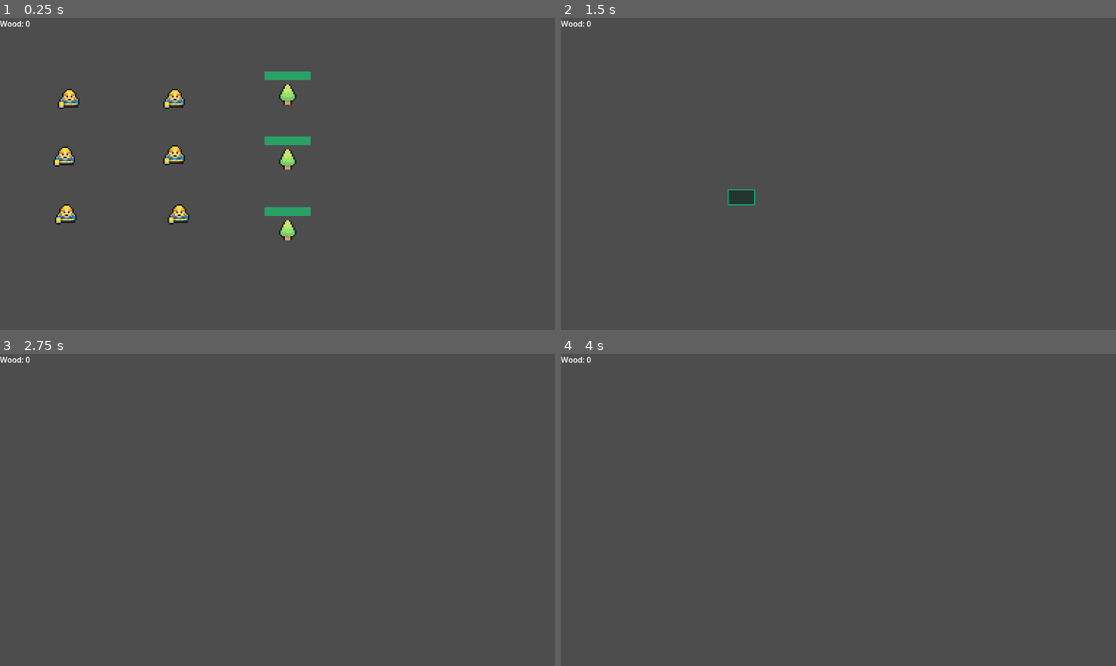
Above: before the commit, frames 1-4 (two rows, left to right).
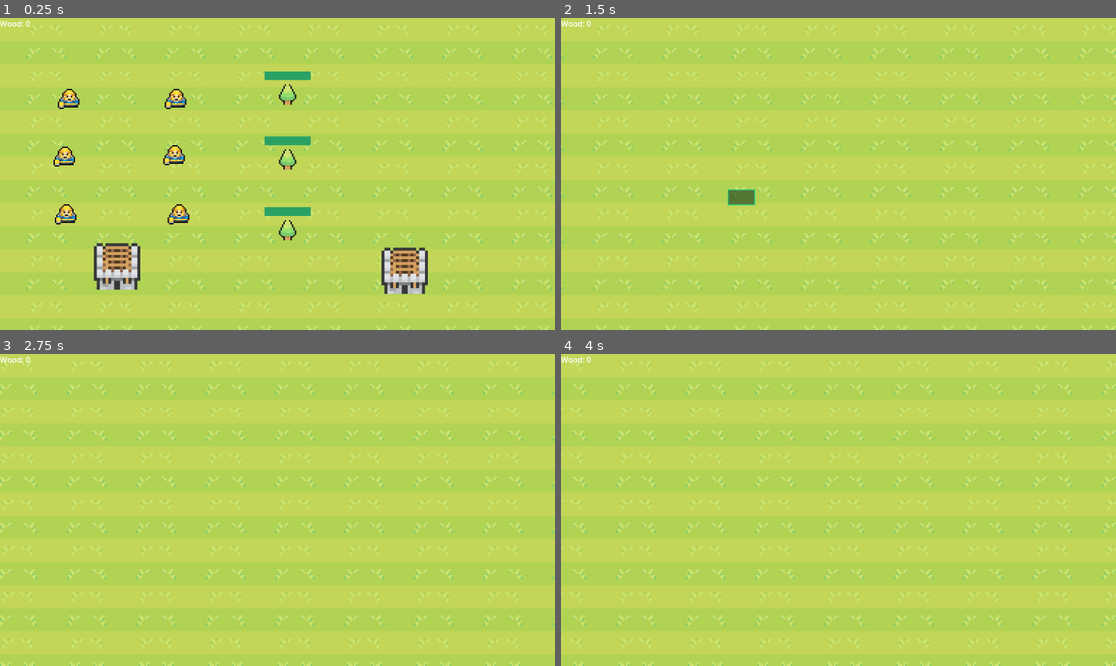
Above: after the commit, the same moments.

Repository: Luxiorawa/godot-coding-quest-rts
Game: Godot game, scene res://world.tscn
The game is run twice, just before and just after one commit, with the same random seed, the same clock (stepped at 60 frames per second) and the same inputs.
Inputs (mouse positions are in pixels of both pictures, inside the frame that each line leads up to):
- Up to frame 1 (0.25 s): no input
- Up to frame 2 (1.5 s): tap Enter at 0.5 s; move the mouse to (960, 158) at 0.52 s; press the mouse at (960, 158) at 0.53 s; hold Right (Right) 0.53-1.25 s; release the mouse at (960, 158) at 1.25 s; tap Space at 1.25 s; drag from (727, 189) to (810, 236) at 1.27 s
- Up to frame 3 (2.75 s): move the mouse to (333, 441) at 2.02 s; hold Right (Right) from 2.03 s (still down); hold Right mouse button (RightClick) from 2.03 s (still down); click (333, 441) at 2.3 s
- Up to frame 4 (4 s): release Right (Right) at 2.75 s; release Right mouse button (RightClick) at 2.75 s; tap Enter at 2.75 s; drag from (810, 572) to (672, 463) at 2.77 s; move the mouse to (1005, 556) at 3.52 s; press the mouse at (1005, 556) at 3.53 s; hold Left (Left) from 3.53 s (still down); tap Mouse wheel up (WheelUp) at 3.6 s

The runs differ from the first frame. In frame 1, 97% of the frame differs, in the area x 0-100%, y 0-100%; in frame 2, 100%; in frame 3, 100%; in frame 4, 100%.

Commit message:
feat: add unit spawn building and process

Diff:
--- a/Global/game.gd
+++ b/Global/game.gd
@@ -1,3 +1,15 @@
 extends Node
 
+@onready var spawnUI := preload("res://Global/spawn_unit.tscn")
+
 var Wood := 0
+
+func spawnUnitUI(unitPosition: Vector2) -> void:
+	var path := get_tree().get_root().get_node("World/UI")
+
+	if path.get_node_or_null("SpawnUnit"):
+		return;
+
+	var unitSpawnUI: SpawnUnit = spawnUI.instantiate()
+	unitSpawnUI.housePosition = unitPosition
+	path.add_child(unitSpawnUI)
--- /dev/null
+++ b/Global/spawn_unit.gd
@@ -0,0 +1,29 @@
+class_name SpawnUnit
+extends Node2D
+
+@onready var unit := preload("res://unit/unit.tscn")
+var housePosition := Vector2(300, 300)
+
+func _on_yes_pressed() -> void:
+	var unitPath: Node2D = get_tree().get_root().get_node("World/Units")
+	var newUnit: Unit = unit.instantiate()
+
+	var rng := RandomNumberGenerator.new()
+	rng.randomize()
+	var randomPosX := rng.randi_range(-50, 50)
+	var randomPosY := rng.randi_range(-50, 50)
+	newUnit.position = housePosition + Vector2(randomPosX, randomPosY)
+	unitPath.add_child(newUnit)
+
+	# Va aller mettre à jour le tableau d'unités, afin de permettre la sélection et autre process lié aux unités dans world.gd
+	var worldPath: World = get_tree().get_root().get_node("World")
+	worldPath.load_units()
+
+
+func _on_no_pressed() -> void:
+	var housePath := get_tree().get_root().get_node("World/Houses")
+	for i in housePath.get_child_count():
+		var currentHouse: BarbHouse = housePath.get_child(i)
+		if currentHouse.isSelected == true:
+			currentHouse.isSelected = false
+	queue_free()
--- /dev/null
+++ b/Global/spawn_unit.tscn
@@ -0,0 +1,44 @@
+[gd_scene load_steps=3 format=3 uid="uid://u4b7xmifr4g2"]
+
+[ext_resource type="Script" path="res://Global/spawn_unit.gd" id="1_b7ew3"]
+[ext_resource type="Texture2D" uid="uid://cwdlhhojrafls" path="res://images/MiniWorldSprites/Characters/Champions/Arthax.png" id="1_ljvmj"]
+
+[node name="SpawnUnit" type="Node2D"]
+script = ExtResource("1_b7ew3")
+
+[node name="Panel" type="Panel" parent="."]
+offset_left = 400.0
+offset_top = 248.0
+offset_right = 768.0
+offset_bottom = 384.0
+
+[node name="Label" type="Label" parent="."]
+offset_left = 448.0
+offset_top = 256.0
+offset_right = 672.0
+offset_bottom = 279.0
+text = "Would you like to spawn this Unit ?"
+
+[node name="Yes" type="Button" parent="."]
+offset_left = 680.0
+offset_top = 344.0
+offset_right = 760.0
+offset_bottom = 376.0
+text = "Yes"
+
+[node name="No" type="Button" parent="."]
+offset_left = 408.0
+offset_top = 344.0
+offset_right = 480.0
+offset_bottom = 376.0
+text = "No"
+
+[node name="Arthax" type="Sprite2D" parent="."]
+position = Vector2(576, 312)
+scale = Vector2(3, 3)
+texture = ExtResource("1_ljvmj")
+hframes = 5
+vframes = 8
+
+[connection signal="pressed" from="Yes" to="." method="_on_yes_pressed"]
+[connection signal="pressed" from="No" to="." method="_on_no_pressed"]
--- /dev/null
+++ b/Houses/BarbHouse.gd
@@ -0,0 +1,22 @@
+class_name BarbHouse
+extends StaticBody2D
+
+var isSelected := false
+@onready var selected: Panel = $Selected
+
+var mouseEntered := false
+
+func _process(_delta: float) -> void:
+	selected.visible = isSelected
+
+func _input(event: InputEvent) -> void:
+	if event.is_action_pressed("LeftClick") and mouseEntered == true:
+		isSelected = !isSelected
+		if isSelected == true:
+			Game.spawnUnitUI(self.position)
+
+func _on_mouse_entered() -> void:
+	mouseEntered = true
+
+func _on_mouse_exited() -> void:
+	mouseEntered = false
--- /dev/null
+++ b/Houses/BarbHouse.tscn
@@ -0,0 +1,40 @@
+[gd_scene load_steps=5 format=3 uid="uid://dlyyviojwkopk"]
+
+[ext_resource type="Script" path="res://Houses/BarbHouse.gd" id="1_bxlo1"]
+[ext_resource type="Texture2D" uid="uid://b87jyy7lt6s2e" path="res://images/MiniWorldSprites/Buildings/Wood/Barracks.png" id="1_wmedk"]
+
+[sub_resource type="RectangleShape2D" id="RectangleShape2D_urmfe"]
+size = Vector2(16, 16)
+
+[sub_resource type="StyleBoxFlat" id="StyleBoxFlat_5toi4"]
+bg_color = Color(0, 0.709804, 0.47451, 0)
+border_width_left = 2
+border_width_top = 2
+border_width_right = 2
+border_width_bottom = 2
+border_color = Color(0.0980392, 0.898039, 0.996078, 0.470588)
+border_blend = true
+
+[node name="BarbHouse" type="StaticBody2D"]
+scale = Vector2(2, 2)
+input_pickable = true
+script = ExtResource("1_bxlo1")
+
+[node name="CollisionShape2D" type="CollisionShape2D" parent="."]
+shape = SubResource("RectangleShape2D_urmfe")
+
+[node name="Barracks" type="Sprite2D" parent="."]
+texture = ExtResource("1_wmedk")
+hframes = 4
+vframes = 5
+
+[node name="Selected" type="Panel" parent="."]
+offset_left = -9.0
+offset_top = -9.0
+offset_right = 9.0
+offset_bottom = 9.0
+mouse_filter = 1
+theme_override_styles/panel = SubResource("StyleBoxFlat_5toi4")
+
+[connection signal="mouse_entered" from="." to="." method="_on_mouse_entered"]
+[connection signal="mouse_exited" from="." to="." method="_on_mouse_exited"]
--- a/Scripts/world.gd
+++ b/Scripts/world.gd
@@ -4,6 +4,9 @@
 var units: Array[Unit] = []
 
 func _ready() -> void:
+	load_units()
+
+func load_units() -> void:
 	var array := get_tree().get_nodes_in_group("units")
 	units.assign(array)
 
@@ -23,9 +26,7 @@
 		unit.set_selected(false)
 
 	for unit in units_selected:
-		unit.set_selected(!unit.selected)
-
-	print("Selected ", units_selected.size(), " unit", "s" if units_selected.size() > 1 else "")
+		unit.set_selected(!unit.isSelected)
 
 func get_units_in_area(area: Array[Vector2]) -> Array[Unit]:
 	var units_selected: Array[Unit] = []
--- a/Unit/unit.gd
+++ b/Unit/unit.gd
@@ -1,8 +1,8 @@
 class_name Unit
 extends CharacterBody2D
 
-@export var selected := false
-@onready var box: Panel = $Box
+@export var isSelected := false
+@onready var selected: Panel = $Selected
 @onready var animation: AnimationPlayer = $AnimationPlayer
 
 @onready var target := position
@@ -10,11 +10,12 @@
 var speed := 50
 
 func _ready() -> void:
-	set_selected(selected)
+	set_selected(isSelected)
+	add_to_group("units", true)
 
 func set_selected(value: bool) -> void:
-	box.visible = value
-	selected = value
+	selected.visible = value
+	isSelected = value
 
 func _input(event: InputEvent) -> void:
 	if event.is_action_pressed("RightClick"):
@@ -25,10 +26,9 @@
 
 func _physics_process(_delta: float) -> void:
 	if follow_cursor == true:
-		if selected:
+		if isSelected:
 			target = get_global_mouse_position()
 			animation.play("Walk Down")
-			pass
 	velocity = position.direction_to(target) * speed
 	if position.distance_to(target) > 10:
 		move_and_slide()
--- a/Unit/unit.tscn
+++ b/Unit/unit.tscn
@@ -52,9 +52,8 @@
 "Walk Down": SubResource("Animation_xrh7d")
 }
 
-[node name="Unit" type="CharacterBody2D" groups=["units"]]
+[node name="Unit" type="CharacterBody2D"]
 script = ExtResource("1_q4vlp")
-selected = null
 
 [node name="CollisionShape2D" type="CollisionShape2D" parent="."]
 position = Vector2(0.5, 0)
@@ -66,7 +65,7 @@
 hframes = 5
 vframes = 8
 
-[node name="Box" type="Panel" parent="."]
+[node name="Selected" type="Panel" parent="."]
 offset_left = -7.0
 offset_top = -7.0
 offset_right = 8.0
--- a/World Objects/tree.gd
+++ b/World Objects/tree.gd
@@ -5,7 +5,6 @@
 var units := 0
 @onready var progressBar: ProgressBar = $ProgressBar
 @onready var timer: Timer = $Timer
-
 
 func _ready() -> void:
 	currentTime = totalTime
--- a/world.tscn
+++ b/world.tscn
@@ -1,13 +1,22 @@
-[gd_scene load_steps=6 format=3 uid="uid://cn1v7vwfw2kxx"]
+[gd_scene load_steps=8 format=3 uid="uid://cn1v7vwfw2kxx"]
 
 [ext_resource type="Script" path="res://Scripts/world.gd" id="1_ip1q2"]
 [ext_resource type="Script" path="res://Scripts/Camera2D.gd" id="1_lux2x"]
 [ext_resource type="PackedScene" uid="uid://clt8glnw8snt7" path="res://UI/UI.tscn" id="1_x7c0n"]
+[ext_resource type="Texture2D" uid="uid://i10bximvko5u" path="res://images/MiniWorldSprites/Ground/TexturedGrass.png" id="2_v2o3q"]
 [ext_resource type="PackedScene" uid="uid://ckqjofc734gxc" path="res://Unit/unit.tscn" id="3_p0cuk"]
 [ext_resource type="PackedScene" uid="uid://btxgm5xx5k723" path="res://World Objects/tree.tscn" id="5_grsx7"]
+[ext_resource type="PackedScene" uid="uid://dlyyviojwkopk" path="res://Houses/BarbHouse.tscn" id="7_jcmmf"]
 
 [node name="World" type="Node2D"]
+y_sort_enabled = true
 script = ExtResource("1_ip1q2")
+
+[node name="TextureRect" type="TextureRect" parent="."]
+offset_right = 5000.0
+offset_bottom = 5000.0
+texture = ExtResource("2_v2o3q")
+stretch_mode = 1
 
 [node name="Camera2D" type="Camera2D" parent="."]
 zoom = Vector2(3, 3)
@@ -23,12 +32,13 @@
 [node name="UI" parent="." instance=ExtResource("1_x7c0n")]
 
 [node name="Units" type="Node2D" parent="."]
+y_sort_enabled = true
 
 [node name="Unit" parent="Units" instance=ExtResource("3_p0cuk")]
 position = Vector2(45, 136)
 
 [node name="Unit2" parent="Units" instance=ExtResource("3_p0cuk")]
-position = Vector2(120, 56)
+position = Vector2(121, 56)
 
 [node name="Unit3" parent="Units" instance=ExtResource("3_p0cuk")]
 position = Vector2(44, 96)
@@ -43,6 +53,7 @@
 position = Vector2(123, 136)
 
 [node name="Objects" type="Node2D" parent="."]
+y_sort_enabled = true
 
 [node name="Tree" parent="Objects" instance=ExtResource("5_grsx7")]
 position = Vector2(199, 53)
@@ -52,3 +63,12 @@
 
 [node name="Tree3" parent="Objects" instance=ExtResource("5_grsx7")]
 position = Vector2(199, 147)
+
+[node name="Houses" type="Node2D" parent="."]
+y_sort_enabled = true
+
+[node name="BarbHouse" parent="Houses" instance=ExtResource("7_jcmmf")]
+position = Vector2(81, 172)
+
+[node name="BarbHouse2" parent="Houses" instance=ExtResource("7_jcmmf")]
+position = Vector2(280, 175)
Renamed: images/MiniWorldSprites/Buildings/Cyan/CyanHouses.png -> images/MiniWorldSprites/Buildings/Lime/CyanHouses.png
Not shown, changed: images/MiniWorldSprites/Buildings/Lime/CyanHouses.png.import
